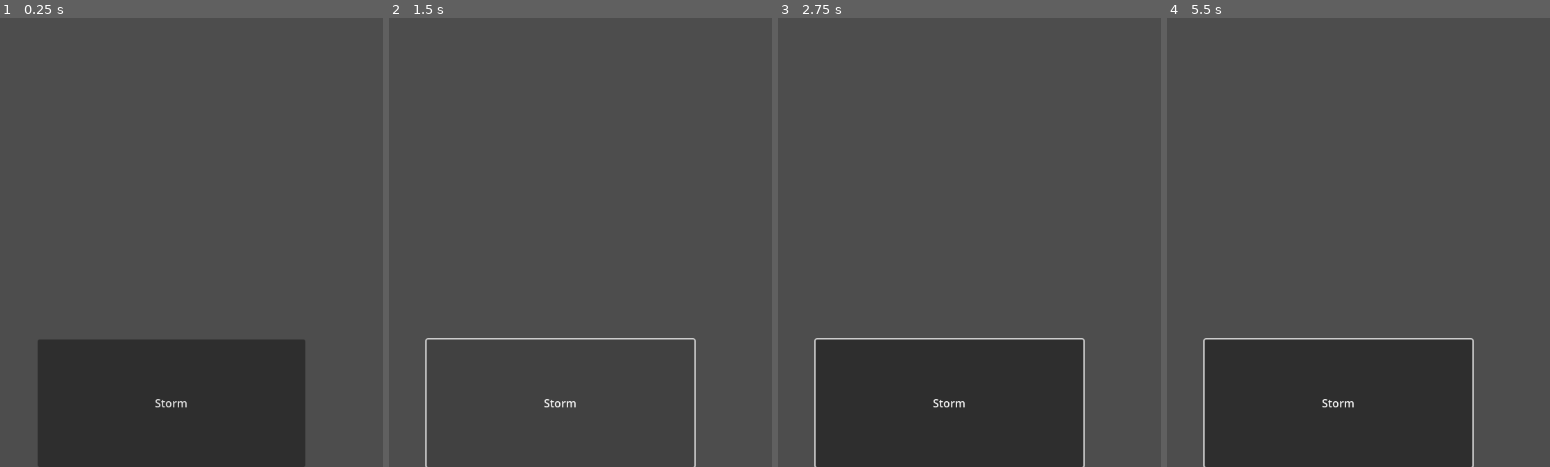
Above: before the commit, frames 1-4 (left to right).
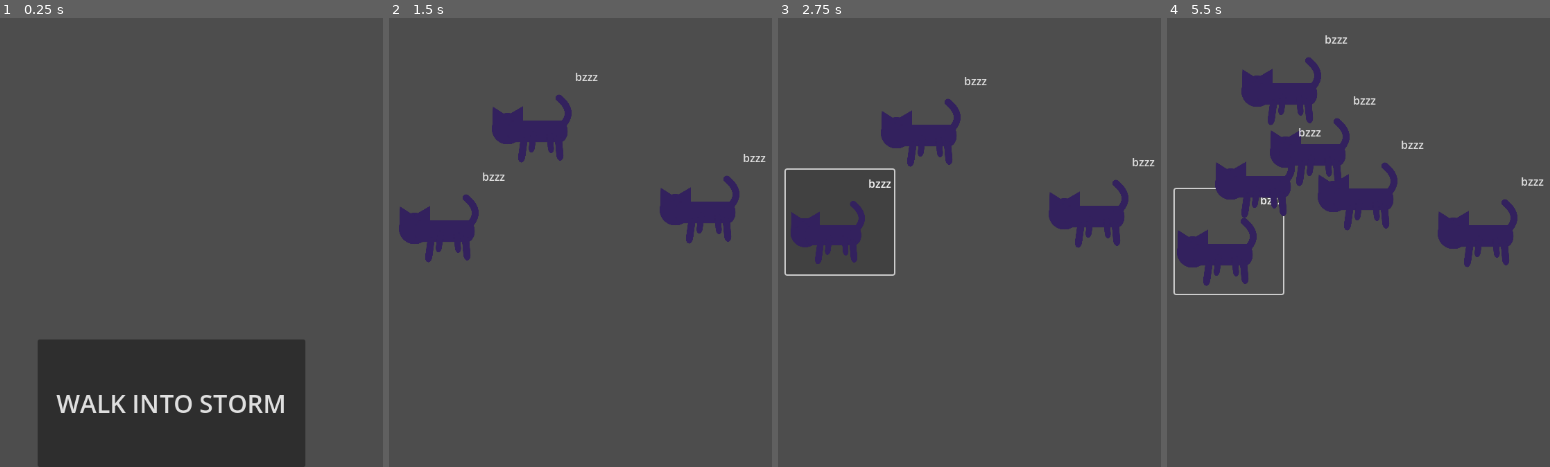
Above: after the commit, the same moments.

Repository: R0fael/Rain-Of-Cats
Game: Godot game, scene res://main.tscn
Two runs of this game, one before a commit and one after it. Both use one fixed random seed, a clock stepped at 60 frames per second and the inputs below.
Inputs (mouse positions are in pixels of both pictures, inside the frame that each line leads up to):
- Up to frame 1 (0.25 s): no input
- Up to frame 2 (1.5 s): click "Storm" (after the commit: "WALK INTO STORM") at 0.5 s; click (561, 404) at 1.25 s, where only the run before the commit has a clickable "Storm"
- Up to frame 3 (2.75 s): click (839, 220) at 2 s, where only the run after the commit has a clickable "bzzz"
- Up to frame 4 (5.5 s): click (1228, 220) at 2.75 s, where only the run after the commit has a clickable "bzzz"; click (1339, 404) at 3.5 s, where only the run before the commit has a clickable "Storm"; click (1228, 229) at 4.25 s, where only the run after the commit has a clickable "bzzz"; tap Enter at 5 s; move the mouse to (1339, 242) at 5.02 s; click (1339, 242) at 5.17 s

The runs differ from the first frame. In frame 1, 1.2% of the frame differs, in the area x 14-75%, y 83-88%; in frame 2, 5.2%; in frame 3, 25%; in frame 4, 30%, in the area x 1-99%, y 3-100%.

Commit message:
cats fall

Diff:
--- a/button_cat_01.tscn
+++ b/button_cat_01.tscn
@@ -14,6 +14,7 @@
 offset_bottom = -1.0
 grow_horizontal = 2
 theme_override_styles/normal = SubResource("StyleBoxEmpty_v3qvk")
+text = "bzzz"
 icon = ExtResource("1_3msgo")
 vertical_icon_alignment = 2
 expand_icon = true
--- /dev/null
+++ b/control_cat_1.tscn
@@ -0,0 +1,27 @@
+[gd_scene load_steps=3 format=3 uid="uid://bu0jaf1v0k3dp"]
+
+[ext_resource type="Texture2D" uid="uid://plb16317f2q4" path="res://cat.png" id="1_hvu2u"]
+
+[sub_resource type="StyleBoxEmpty" id="StyleBoxEmpty_v3qvk"]
+
+[node name="Control_Cat_1" type="Control"]
+layout_mode = 3
+anchors_preset = 0
+offset_right = 40.0
+offset_bottom = 40.0
+
+[node name="Button_Cat_1" type="Button" parent="."]
+layout_mode = 1
+anchors_preset = 5
+anchor_left = 0.5
+anchor_right = 0.5
+offset_left = -100.0
+offset_top = -152.0
+offset_right = 56.0
+offset_bottom = -1.0
+grow_horizontal = 2
+theme_override_styles/normal = SubResource("StyleBoxEmpty_v3qvk")
+text = "bzzz"
+icon = ExtResource("1_hvu2u")
+vertical_icon_alignment = 2
+expand_icon = true
--- /dev/null
+++ b/control_triang_drop_1.tscn
@@ -0,0 +1,21 @@
+[gd_scene format=3 uid="uid://dwrdk6jdujbgm"]
+
+[node name="Control_TriangDrop_1" type="Control"]
+layout_mode = 3
+anchors_preset = 0
+offset_right = 40.0
+offset_bottom = 40.0
+
+[node name="RigidBody2D" type="RigidBody2D" parent="."]
+collision_layer = 0
+gravity_scale = 0.0
+can_sleep = false
+
+[node name="CollisionPolygon2D" type="CollisionPolygon2D" parent="RigidBody2D"]
+polygon = PackedVector2Array(-32, 40, 32, 40, 0, -16)
+
+[node name="StaticBody2D" type="StaticBody2D" parent="."]
+
+[node name="CollisionPolygon2D" type="CollisionPolygon2D" parent="StaticBody2D"]
+position = Vector2(0, 96)
+polygon = PackedVector2Array(-64, 0, 64, 0, 64, 80, -64, 80)
--- a/main.tscn
+++ b/main.tscn
@@ -1,7 +1,7 @@
 [gd_scene load_steps=3 format=3 uid="uid://dyhijkou31c5g"]
 
 [ext_resource type="Script" uid="uid://diy4k3t3cci8h" path="res://main_script.gd" id="1_ig7tw"]
-[ext_resource type="PackedScene" uid="uid://byumhmli7n5ey" path="res://button_cat_01.tscn" id="2_0xm2m"]
+[ext_resource type="PackedScene" uid="uid://bu0jaf1v0k3dp" path="res://control_cat_1.tscn" id="2_h2yge"]
 
 [node name="Control" type="Control"]
 layout_mode = 3
@@ -25,7 +25,8 @@
 offset_right = 193.0
 grow_horizontal = 2
 grow_vertical = 0
-text = "Storm"
+theme_override_font_sizes/font_size = 36
+text = "WALK INTO STORM"
 
 [node name="Control_Cats" type="Control" parent="."]
 unique_name_in_owner = true
@@ -38,115 +39,17 @@
 grow_horizontal = 2
 grow_vertical = 2
 
-[node name="Button_Cat_1" parent="Control_Cats" instance=ExtResource("2_0xm2m")]
-layout_mode = 0
-anchors_preset = 0
-anchor_left = 0.0
-anchor_right = 0.0
-offset_left = 0.0
-offset_top = 0.0
-offset_right = 156.0
-offset_bottom = 151.0
-grow_horizontal = 1
+[node name="Control_Cat_0" parent="Control_Cats" instance=ExtResource("2_h2yge")]
 
-[node name="Button_Cat_2" parent="Control_Cats" instance=ExtResource("2_0xm2m")]
-layout_mode = 0
-anchors_preset = 0
-anchor_left = 0.0
-anchor_right = 0.0
-offset_left = 0.0
-offset_top = 0.0
-offset_right = 156.0
-offset_bottom = 151.0
-grow_horizontal = 1
+[node name="Control_Cat_1" parent="Control_Cats" instance=ExtResource("2_h2yge")]
 
-[node name="Button_Cat_3" parent="Control_Cats" instance=ExtResource("2_0xm2m")]
-layout_mode = 0
-anchors_preset = 0
-anchor_left = 0.0
-anchor_right = 0.0
-offset_left = 0.0
-offset_top = 0.0
-offset_right = 156.0
-offset_bottom = 151.0
-grow_horizontal = 1
+[node name="Control_Cat_2" parent="Control_Cats" instance=ExtResource("2_h2yge")]
 
-[node name="Button_Cat_4" parent="Control_Cats" instance=ExtResource("2_0xm2m")]
-layout_mode = 0
-anchors_preset = 0
-anchor_left = 0.0
-anchor_right = 0.0
-offset_left = 0.0
-offset_top = 0.0
-offset_right = 156.0
-offset_bottom = 151.0
-grow_horizontal = 1
+[node name="Control_Cat_3" parent="Control_Cats" instance=ExtResource("2_h2yge")]
 
-[node name="Button_Cat_5" parent="Control_Cats" instance=ExtResource("2_0xm2m")]
-layout_mode = 0
-anchors_preset = 0
-anchor_left = 0.0
-anchor_right = 0.0
-offset_left = 0.0
-offset_top = 0.0
-offset_right = 156.0
-offset_bottom = 151.0
-grow_horizontal = 1
+[node name="Control_Cat_4" parent="Control_Cats" instance=ExtResource("2_h2yge")]
 
-[node name="Button_Cat_6" parent="Control_Cats" instance=ExtResource("2_0xm2m")]
-layout_mode = 0
-anchors_preset = 0
-anchor_left = 0.0
-anchor_right = 0.0
-offset_left = 0.0
-offset_top = 0.0
-offset_right = 156.0
-offset_bottom = 151.0
-grow_horizontal = 1
-
-[node name="Button_Cat_7" parent="Control_Cats" instance=ExtResource("2_0xm2m")]
-layout_mode = 0
-anchors_preset = 0
-anchor_left = 0.0
-anchor_right = 0.0
-offset_left = 0.0
-offset_top = 0.0
-offset_right = 156.0
-offset_bottom = 151.0
-grow_horizontal = 1
-
-[node name="Button_Cat_8" parent="Control_Cats" instance=ExtResource("2_0xm2m")]
-layout_mode = 0
-anchors_preset = 0
-anchor_left = 0.0
-anchor_right = 0.0
-offset_left = 0.0
-offset_top = 0.0
-offset_right = 156.0
-offset_bottom = 151.0
-grow_horizontal = 1
-
-[node name="Button_Cat_9" parent="Control_Cats" instance=ExtResource("2_0xm2m")]
-layout_mode = 0
-anchors_preset = 0
-anchor_left = 0.0
-anchor_right = 0.0
-offset_left = 0.0
-offset_top = 0.0
-offset_right = 156.0
-offset_bottom = 151.0
-grow_horizontal = 1
-
-[node name="Button_Cat_10" parent="Control_Cats" instance=ExtResource("2_0xm2m")]
-layout_mode = 0
-anchors_preset = 0
-anchor_left = 0.0
-anchor_right = 0.0
-offset_left = 0.0
-offset_top = 0.0
-offset_right = 156.0
-offset_bottom = 151.0
-grow_horizontal = 1
+[node name="Control_Cat_5" parent="Control_Cats" instance=ExtResource("2_h2yge")]
 
 [node name="Control" type="Control" parent="."]
 anchors_preset = 0
--- a/main_script.gd
+++ b/main_script.gd
@@ -1,29 +1,60 @@
 extends Control
 
-var cat_num: int = 0
-var cat_max: int = 10
+var cat_num: int = -1
+var cat_max: int = 5
+
+var cat_fall_amounts: Array = [
+	0.,
+	0.,
+	0.,
+	0.,
+	0.,
+	0.,
+]
+var difficulty_scalar: float = 2.
+var fall_amount: float = 0.0
+var float_amount: float = 1.
+
+var storm_button_pos_initial: float = 464.
+var storm_button_pos_away: float = 700.
 
 func _init() -> void:
 	print("h3llo")
 
+func _input(input) -> void:
+	adjust_cats_pos()
+
+func adjust_cats_pos():
+	if cat_num > -1:
+		for i: int in cat_num + 1:
+			print(i)
+			cat_fall_amounts[cat_num] += fall_amount
+			var cat : Control = %Control_Cats.find_child("Control_Cat_" + str(i))
+			#print(cat)
+			cat.position.y += fall_amount
+
+
 
 
 func _on_button_storm_button_down() -> void:
+	%Button_Storm.position.y = storm_button_pos_away
+
+	fall_amount += difficulty_scalar
+
 	for i in int(100):
-		print("goodby")
 		await gui_input
+		#print("goodby")
 		show_a_cat()
 
 func show_a_cat() -> void:
-	var rand_y: float = randf() * 300 + 200
-	var rand_x: float = randf() * 600 + 300
-	#print("Y pos = ",rand_y)
-	#print("X pos = ",rand_x)
-	if cat_num < cat_max:
-		cat_num += 1
-		var cat := %Control_Cats.find_child("Button_Cat_" + str(cat_num))
-		cat.position.y = rand_y
-		cat.position.x = rand_x
+	if not cat_num >= cat_max:
 
-	if cat_num >= cat_max:
-		print("out of cats")
+		var rand_y: float = randf() * 300 + 300
+		var rand_x: float = randf() * 600 + 300
+		#print("Y pos = ",rand_y)
+		#print("X pos = ",rand_x)
+		if cat_num < cat_max:
+			cat_num += 1
+			var cat : Control = %Control_Cats.find_child("Control_Cat_" + str(cat_num))
+			cat.position.y = rand_y
+			cat.position.x = rand_x
--- /dev/null
+++ b/rigidbody2d_cat_1.tscn
@@ -0,0 +1,13 @@
+[gd_scene load_steps=2 format=3 uid="uid://2u41jre2be2r"]
+
+[ext_resource type="PackedScene" uid="uid://byumhmli7n5ey" path="res://button_cat_01.tscn" id="1_7ny7r"]
+
+[node name="RigidBody2D" type="RigidBody2D"]
+collision_layer = 0
+gravity_scale = 0.0
+can_sleep = false
+
+[node name="Button_Cat_1" parent="." instance=ExtResource("1_7ny7r")]
+
+[node name="CollisionPolygon2D" type="CollisionPolygon2D" parent="."]
+polygon = PackedVector2Array(-74, -11, 43, -15, 40, -116, -80, -97)
Empty file added: cat.gd
Not shown, added: cat.gd.uid
